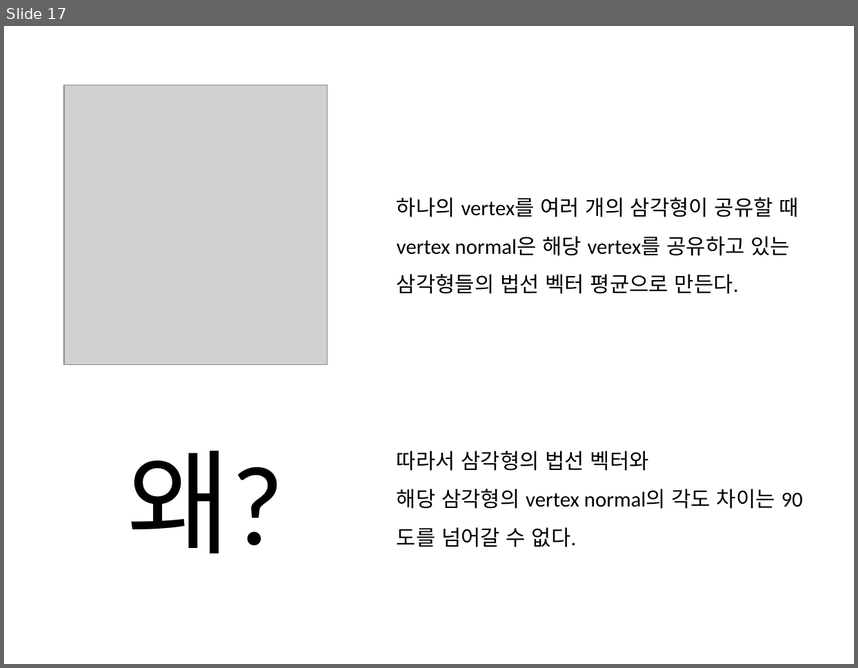
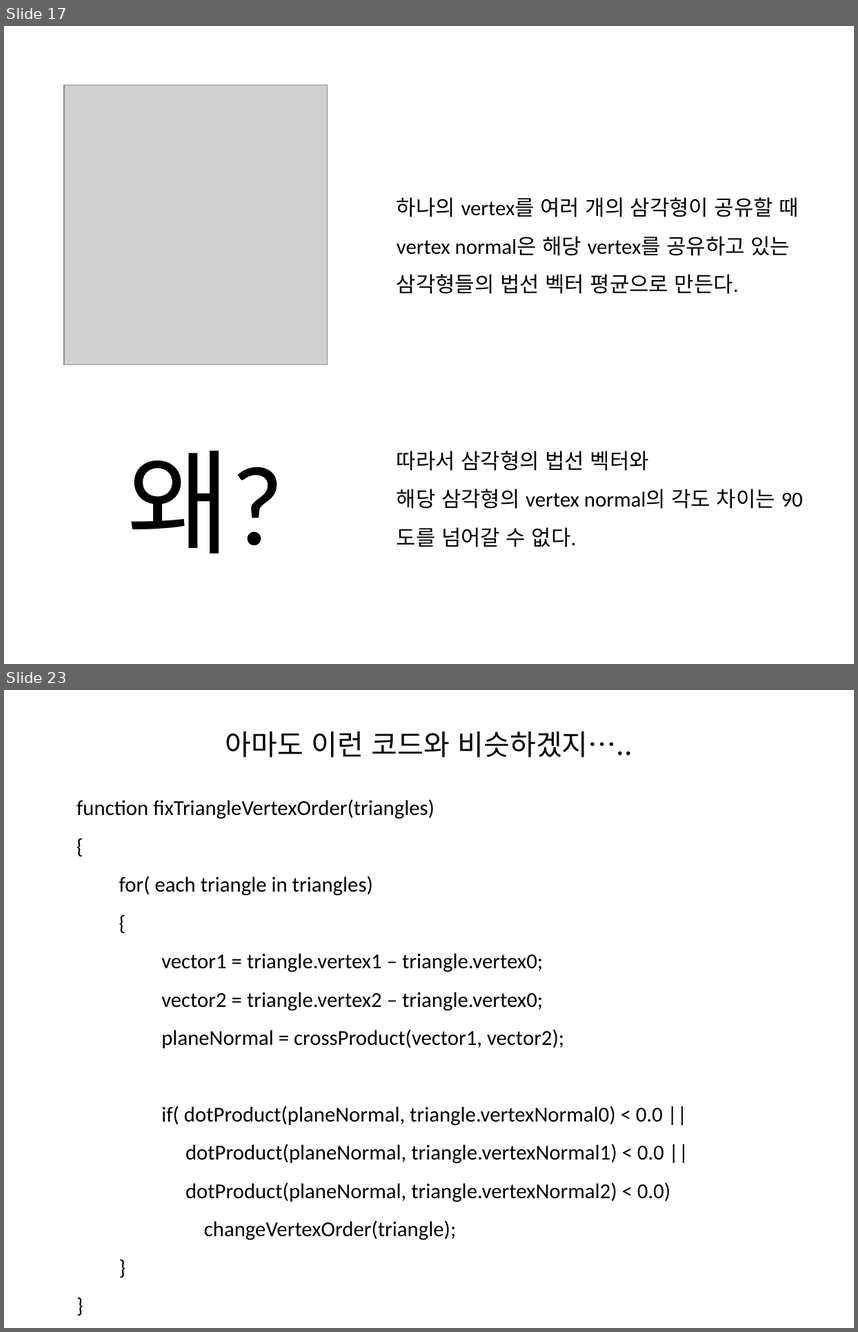
Before and after one commit to Gaia3D/MathStudy, a slide deck: Lecture_3_20170627/강의자료20170627.pptx. Shown one above the other, each under a label of ours: slide 17 before the commit, slides 17 and 23 after it; the slides between them are not shown. The pictures are 858x668 and 858x1332 pixels, drawn with LibreOffice and Linux fonts; fonts in the diff are those of the drawing; grey boxes stand for pictures. Boxes give left, top, right and bottom in pixels: in the first picture for what was removed or moved away, otherwise in the second. Text is boxed around its words. In the diff, an @@ line names an element or a change of style, - is before the commit and + after.

```diff
--- a/Lecture_3_20170627/강의자료20170627.pptx
+++ b/Lecture_3_20170627/강의자료20170627.pptx
@@ slide 23 added at (x1=4, y1=690, x2=854, y2=1328), background #FFFFFF @@
@@ text added at (x1=225, y1=731, x2=633, y2=758), 24 pt, text #000000 @@
+아마도 이런 코드와 비슷하겠지…..
@@ text added at (x1=76, y1=799, x2=671, y2=1240), 18 pt, text #000000 @@
+function fixTriangleVertexOrder(triangles)
+{
+  for( each triangle in triangles)
+  {
+  vector1 = triangle.vertex1 – triangle.vertex0;
+  vector2 = triangle.vertex2 – triangle.vertex0;
+  planeNormal = crossProduct(vector1, vector2);
+  if( dotProduct(planeNormal, triangle.vertexNormal0) < 0.0 ||
+  dotProduct(planeNormal, triangle.vertexNormal1) < 0.0 ||
+  dotProduct(planeNormal, triangle.vertexNormal2) < 0.0)
+  changeVertexOrder(triangle);
+  }
+}
```
Also in this commit, not shown: 2 slides changed, 6 other slides added.
